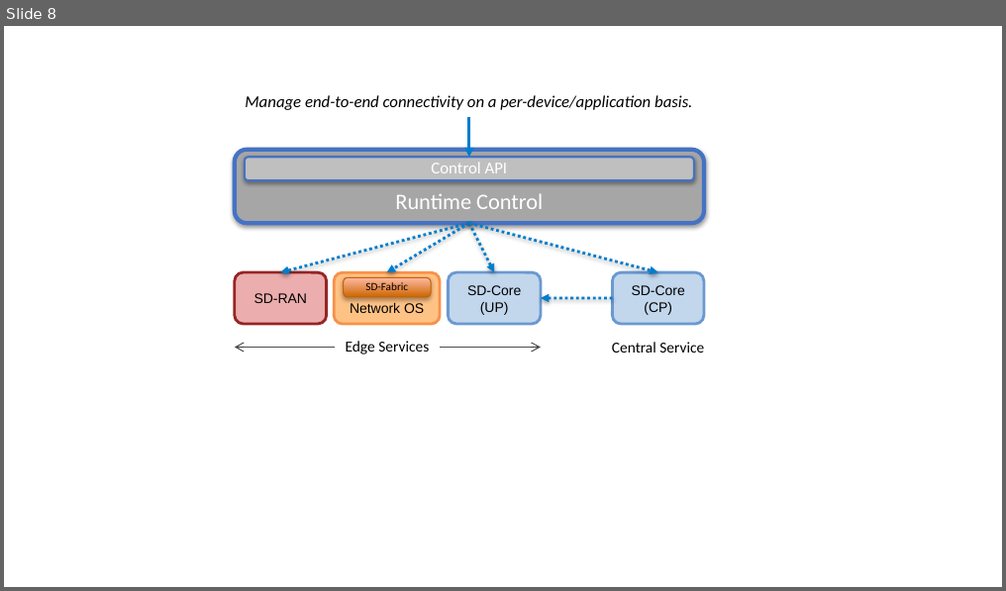
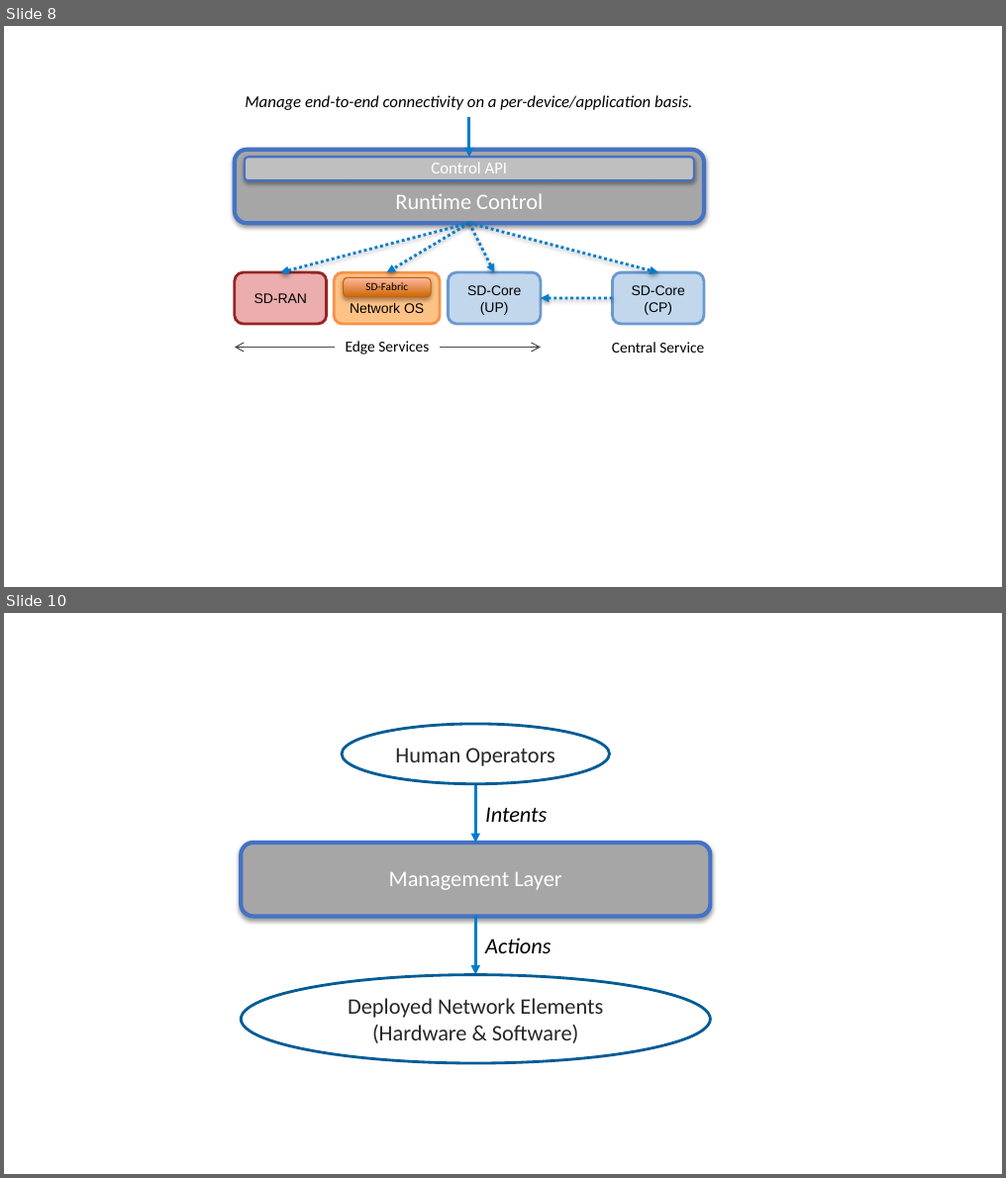
Before and after one commit to SystemsApproach/private5g, a slide deck: figures/ops/figures.pptx. Shown one above the other, each under a label of ours: slide 8 before the commit, slides 8 and 10 after it; the slides between them are not shown. The pictures are 1006x591 and 1006x1178 pixels, drawn with LibreOffice and Linux fonts; fonts in the diff are those of the drawing. Boxes give left, top, right and bottom in pixels: in the first picture for what was removed or moved away, otherwise in the second. Text is boxed around its words. In the diff, an @@ line names an element or a change of style, - is before the commit and + after.

Commit message:
IMSI + Intents

```diff
--- a/figures/ops/figures.pptx
+++ b/figures/ops/figures.pptx
@@ slide 10 added at [4,613,1002,1174], background #FFFFFF @@
@@ ellipse added at [342,724,609,783], fill #FFFFFF, outline #005C97 2 pt, 16 pt, text #262626 @@
+Human Operators
@@ arrow added from (476, 783) to (476, 843), #007DCC 2.25 pt @@
@@ text added at [485,807,547,822], 16 pt, text #000000, italic @@
+Intents
@@ rounded rectangle added at [241,843,710,916], fill #A6A6A6, outline #4472C4 3 pt, 16 pt, text #FFFFFF @@
+Management Layer
@@ arrow added from (476, 916) to (476, 975), #007DCC 2.25 pt @@
@@ text added at [485,938,550,954], 16 pt, text #000000, italic @@
+Actions
@@ ellipse added at [241,975,710,1064], fill #FFFFFF, outline #005C97 2 pt, 16 pt, text #262626 @@
+Deployed Network Elements
+(Hardware & Software)
```
Also in this commit, not shown: 5 other files.
